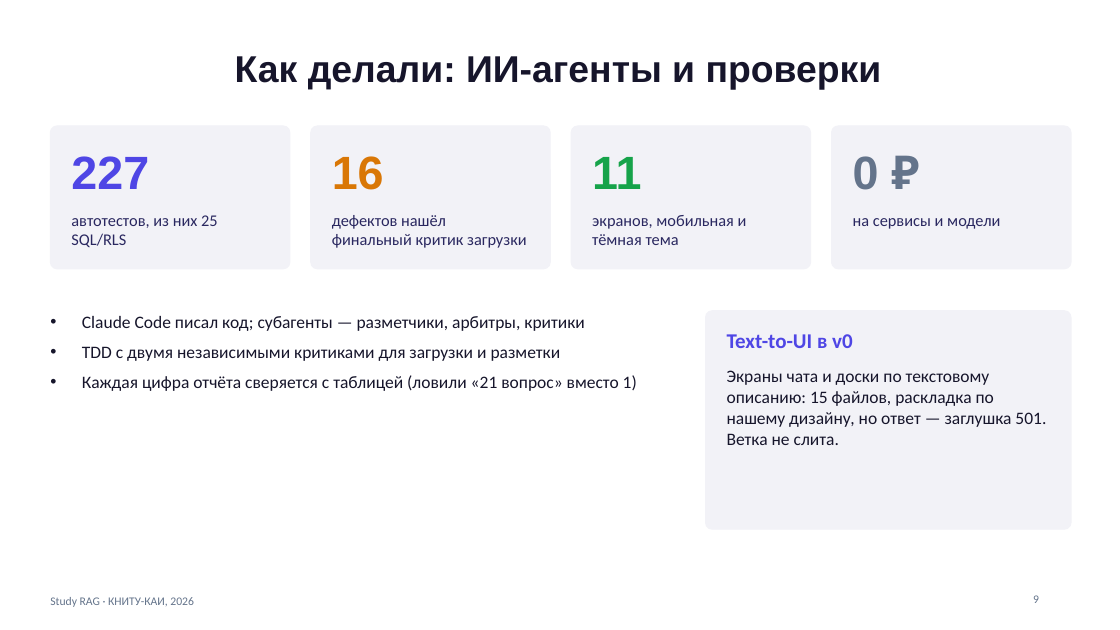
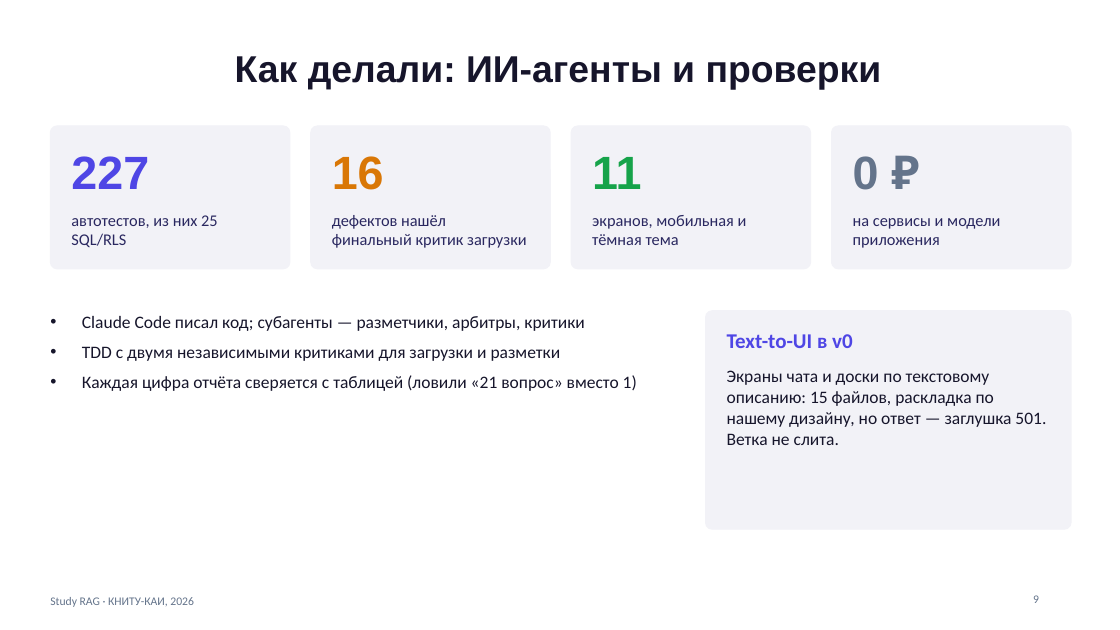
Before and after one commit to fA1N-n/study-rag, a slide deck: slide 9 of docs/report/Study_RAG_защита.pptx. Drawn at 1120x630 pixels with LibreOffice and Linux fonts; fonts in the diff are those of the drawing. Boxes give left, top, right and bottom in pixels: in the first picture for what was removed or moved away, otherwise in the second. Text is boxed around its words. In the diff, an @@ line names an element or a change of style, - is before the commit and + after.

```diff
--- a/docs/report/Study_RAG_защита.pptx
+++ b/docs/report/Study_RAG_защита.pptx
@@ text at (x1=853, y1=218, x2=1000, y2=248): text changed @@
-на сервисы и модели
+на сервисы и модели приложения
```
Also in this commit, not shown: 7 other slides changed, 11 other files.
